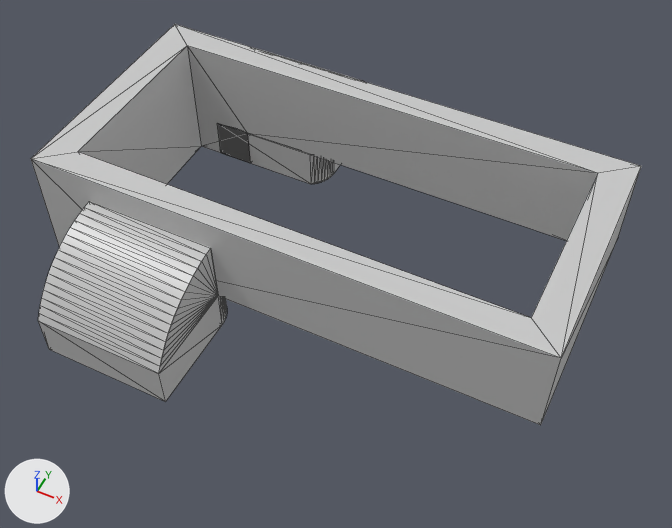
What one commit did to the glTF model fs4030_chasis_steer_2.gltf.
Both versions are drawn from a camera (50 mm lens) standing at (18.9, -26.0, 30.5) and looking at (6.1, -0.5, -1.5). The lights are fixed; the arrows at lower left show +X, +Y and +Z. Mesh edges are drawn as thin lines. Where no turn or scale is listed for an object, it has been applied to the vertices. Vertices at the same position are counted once.

Script lines for the objects in view, before the commit:
```python
mat_989898ff = principled_material('#989898FF')
mat_989898ff.base_color = (0.596, 0.596, 0.596)  # light grey #cbcbcb
mat_989898ff.roughness = 0.4
me_mesh0 = bpy.data.meshes.new('Mesh0')
me_mesh0.from_pydata(...)  # 179 vertices, 346 faces; spans x -5.7..17.3, y -10.0..10.0, z -2.0..4.3
me_mesh0.materials.append(mat_989898ff)  # light grey #cbcbcb
ob_node1 = bpy.data.objects.new('Node1', me_mesh0)
ob_node1.location = (0.0, 0.0, 0.0)
```
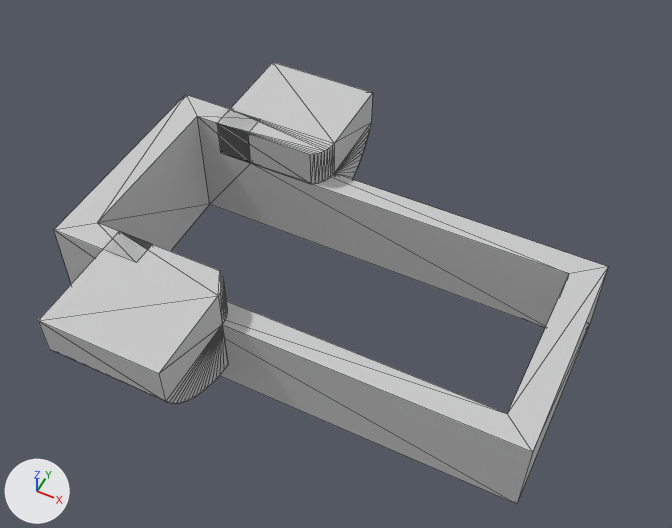
Pixel boxes (x1, y1, x2, y2) of what changed, in the pictures (672 x 528 px):
'Node1', mesh turned
    before: (31, 24, 641, 425)
    after: (38, 62, 608, 504)

The change, as a diff of the scene's bpy script:
```diff
--- a/fs4030_chasis_steer_2.gltf.py
+++ b/fs4030_chasis_steer_2.gltf.py
@@ mat_989898ff @@
 mat_989898ff.base_color = (0.596, 0.596, 0.596)  # light grey #cbcbcb
-mat_989898ff.roughness = 0.4
+mat_989898ff.roughness = 1.0
@@ me_mesh0 @@
 me_mesh0.from_pydata(...)  # 179 vertices, 346 faces; spans x -5.7..17.3, y -10.0..10.0, z -2.0..4.3
 # used by ob_node1; location = (0.0, 0.0, 0.0)
+# me_mesh0 part 1: the whole mesh is turned -180 degrees about the x axis through its middle, then moved by (0.0, 0.0, -4.3)
 me_mesh0.materials.append(mat_989898ff)
```
